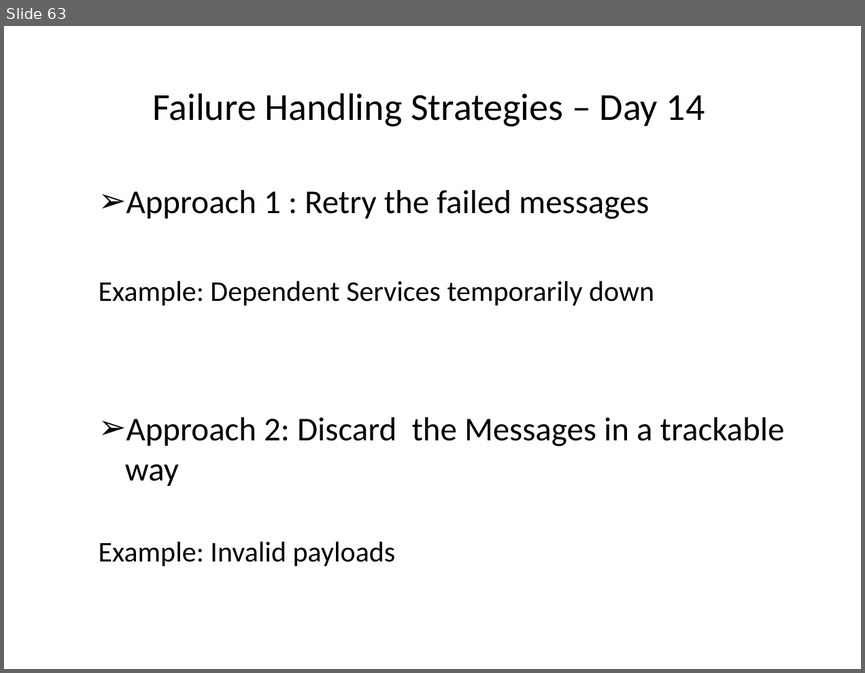
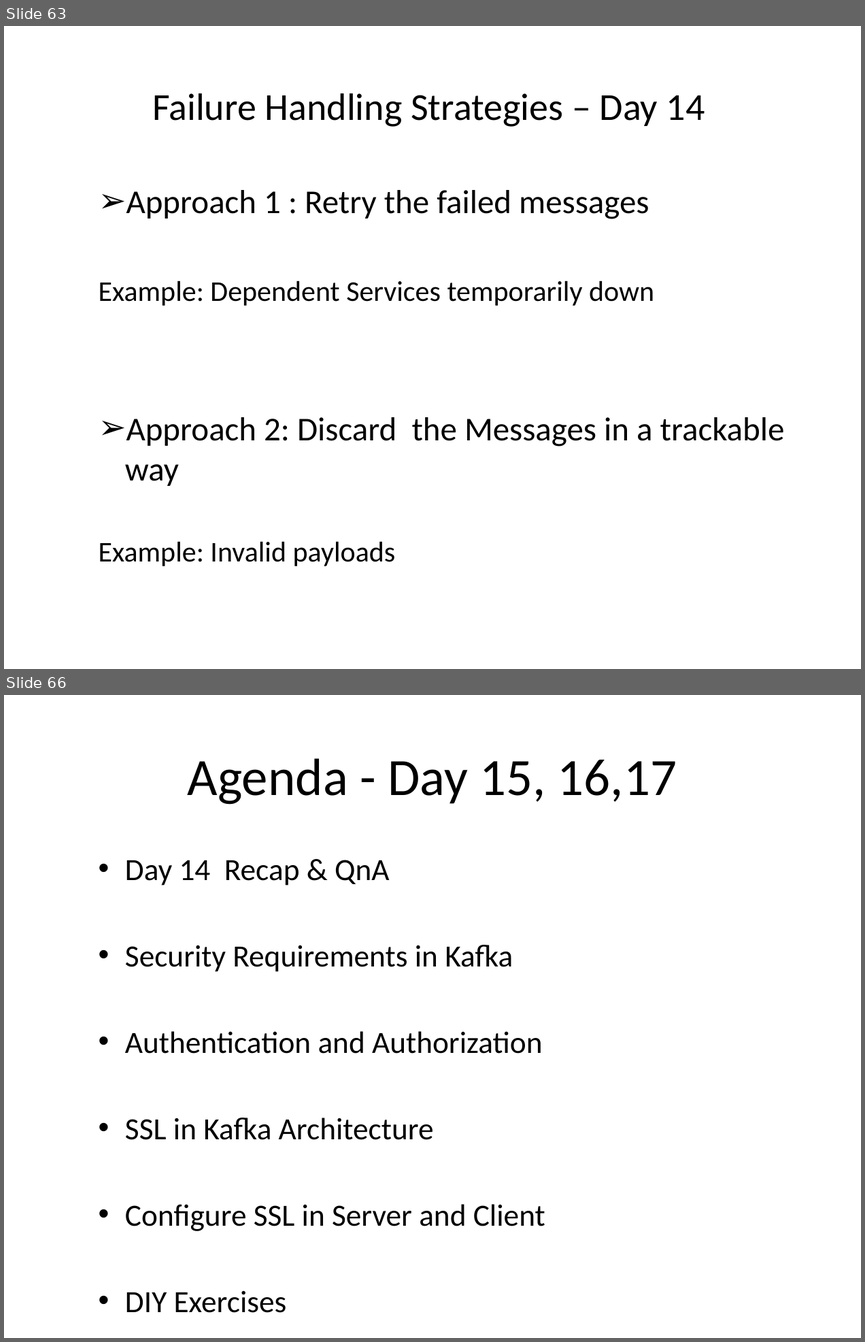
Before and after one commit to sreedharsingaraju/KafkaTutorials, a slide deck: PPT/Kafka-Teaching-Flow.pptx. Shown one above the other, each under a label of ours: slide 63 before the commit, slides 63 and 66 after it; the slides between them are not shown. The pictures are 865x673 and 865x1342 pixels, drawn with LibreOffice and Linux fonts; fonts in the diff are those of the drawing. Boxes give left, top, right and bottom in pixels: in the first picture for what was removed or moved away, otherwise in the second. Text is boxed around its words. In the diff, an @@ line names an element or a change of style, - is before the commit and + after.

```diff
--- a/PPT/Kafka-Teaching-Flow.pptx
+++ b/PPT/Kafka-Teaching-Flow.pptx
@@ slide 66 added at <box>4,695,861,1338</box>, background #FFFFFF @@
@@ title added at <box>188,758,677,804</box>, 44 pt, text #000000 @@
+Agenda - Day 15, 16,17
@@ text added at <box>125,860,545,1231</box>, 25.9 pt, text #000000 @@
+  • Day 14 Recap & QnA
+  • Security Requirements in Kafka
+  • Authentication and Authorization
+  • SSL in Kafka Architecture
+  • Configure SSL in Server and Client
+  • DIY Exercises
```
Also in this commit, not shown: 1 slide changed, 6 other slides added.
